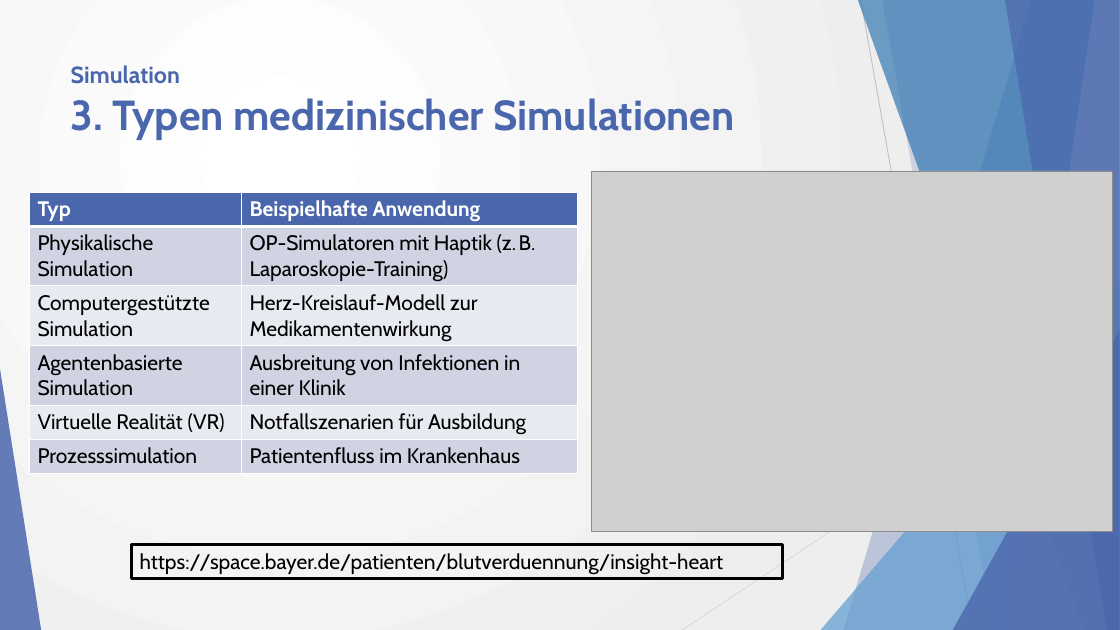
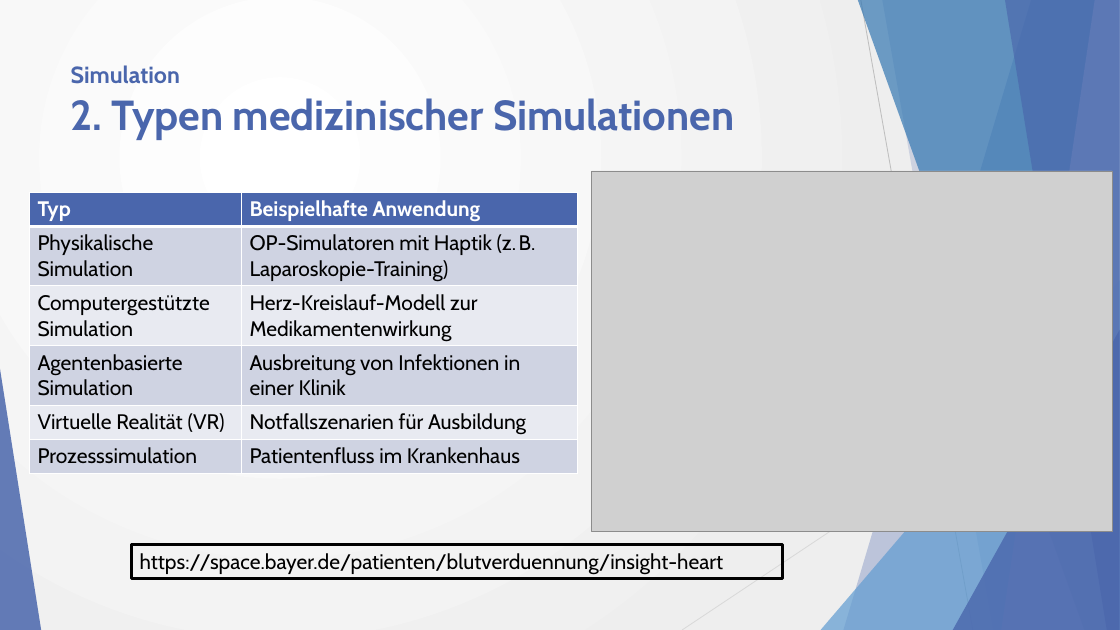
Before and after one commit to w0fl/w0fl, a slide deck: slide 12 of Simulation und Modellierung in der Medizininformatik_2.0.pptx (slide 14 before the commit). Drawn at 1120x630 pixels with LibreOffice and Linux fonts; fonts in the diff are those of the drawing; grey boxes stand for pictures. Boxes give left, top, right and bottom in pixels: in the first picture for what was removed or moved away, otherwise in the second. Text is boxed around its words. In the diff, an @@ line names an element or a change of style, - is before the commit and + after.

```diff
--- a/Simulation und Modellierung in der Medizininformatik_2.0.pptx
+++ b/Simulation und Modellierung in der Medizininformatik_2.0.pptx
@@ title at (71, 65, 734, 140): text changed @@
-Simulation
-3. Typen medizinischer Simulationen
+Simulation
+2. Typen medizinischer Simulationen
```
Also in this commit, not shown: 11 other slides changed, 2 slides removed, 3 other files.
